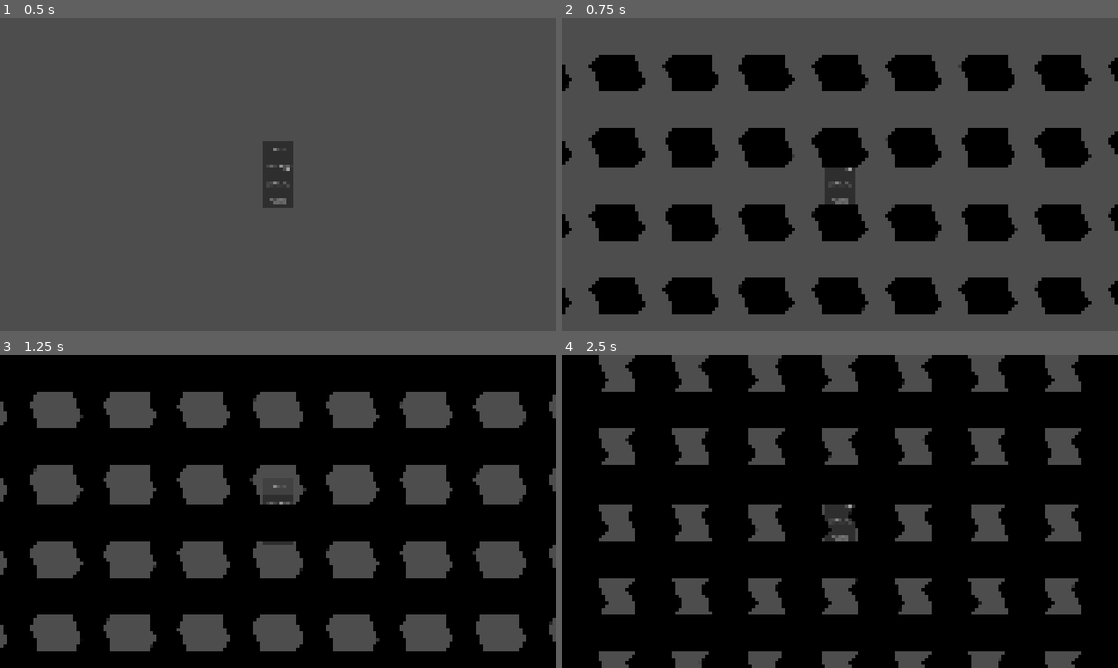
Above: before the commit, frames 1-4 (two rows, left to right).
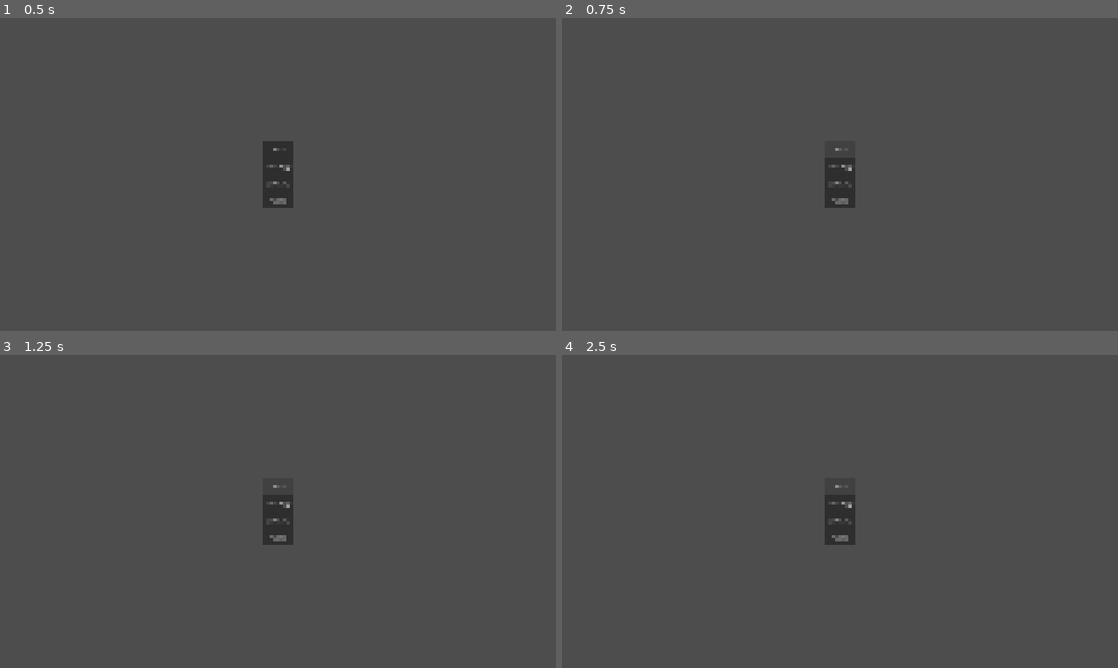
Above: after the commit, the same moments.

Repository: SmallConfusion/godot-components
Game: Godot game, scene res://assets/components/splash_screen/splash_screen.tscn
Same seed, same stepped clock (60 frames per second), same inputs: the game is played once before the commit and once after it. The engine's default icon, where the game draws it, is replaced by a stand-in: a white triangle on a blue panel in a dark square.
Inputs:
- Up to frame 1 (0.5 s): no input
- Up to frame 2 (0.75 s): click "Play" at 0.5 s
- Up to frame 3 (1.25 s): no input
- Up to frame 4 (2.5 s): click "Play" at 1.25 s; click "Play" at 2 s

Frame 1 is identical in both runs. In frame 2, 28% of the frame differs, in the area x 0-100%, y 11-95%; in frame 3, 73%; in frame 4, 81%, in the area x 0-100%, y 0-100%.

Commit message:
Refactor components and tasks

Diff:
--- a/godot/assets/components/components/component.gd
+++ b/godot/assets/components/components/component.gd
@@ -3,17 +3,9 @@
 
 @export var component_holder: Node
 
-func get_component_name() -> StringName:
-	return self.get_script().get_global_name()
-
-func get_component(object: Object) -> Variant:
-	return ComponentHelper.get_component(object, get_component_name())
-
-func get_component_checked(object: Object) -> Variant:
-	return ComponentHelper.get_component_checked(object, get_component_name())
-
 func _ready() -> void:
 	if component_holder == null:
 		component_holder = get_parent()
 
-	ComponentHelper.set_component(component_holder, self)
+	if self.get("NAME") != null:
+		Components.set_component(component_holder, self)
--- a/godot/assets/components/components/component_2d.gd
+++ /dev/null
@@ -1,19 +0,0 @@
-class_name Component2D
-extends Node2D
-
-@export var component_holder: Node
-
-func get_component_name() -> StringName:
-	return self.get_script().get_global_name()
-
-func get_component(object: Object) -> Variant:
-	return ComponentHelper.get_component(object, get_component_name())
-
-func get_component_checked(object: Object) -> Variant:
-	return ComponentHelper.get_component_checked(object, get_component_name())
-
-func _ready() -> void:
-	if component_holder == null:
-		component_holder = get_parent()
-
-	ComponentHelper.set_component(component_holder, self)
--- a/godot/assets/components/components/component_3d.gd
+++ /dev/null
@@ -1,19 +0,0 @@
-class_name Component3D
-extends Node3D
-
-@export var component_holder: Node
-
-func get_component_name() -> StringName:
-	return self.get_script().get_global_name()
-
-func get_component(object: Object) -> Variant:
-	return ComponentHelper.get_component(object, get_component_name())
-
-func get_component_checked(object: Object) -> Variant:
-	return ComponentHelper.get_component_checked(object, get_component_name())
-
-func _ready() -> void:
-	if component_holder == null:
-		component_holder = get_parent()
-
-	ComponentHelper.set_component(component_holder, self)
--- a/godot/assets/components/components/component_helper.gd
+++ /dev/null
@@ -1,22 +0,0 @@
-class_name ComponentHelper
-extends RefCounted
-
-## Component must have `get_component_name() -> StringName`
-static func set_component(object: Object, component: Object):
-	var name: StringName = component.get_component_name()
-
-	if object.has_meta(name):
-		push_warning("Object ", object, " already has component of name ", name)
-
-	object.set_meta(name, component)
-
-static func get_component(object: Object, name: StringName) -> Variant:
-	if object.has_meta(name):
-		return object.get_meta(name)
-	else:
-		return null
-
-static func get_component_checked(object: Object, name: StringName) -> Variant:
-	var component = get_component(object, name)
-	assert(component != null, "Component does not exist")
-	return component
--- /dev/null
+++ b/godot/assets/components/components/components.gd
@@ -0,0 +1,23 @@
+class_name Components
+extends RefCounted
+
+## Component must have `NAME: StringName`
+static func set_component(object: Object, component: Object):
+	var name: StringName = component.NAME
+
+	if object.has_meta(component.NAME):
+		push_warning("Object ", object, " already has component of name ", component.NAME)
+
+	object.set_meta(name, component)
+
+	if component.has_signal("tree_exiting"):
+		object.tree_exiting.connect(func():
+			object.remove_meta(component.NAME)
+		)
+
+
+static func get_on(object: Object, name: StringName) -> Variant:
+	if object.has_meta(name):
+		return object.get_meta(name)
+	else:
+		return null
--- a/godot/assets/components/settings/resource/setting.gd
+++ b/godot/assets/components/settings/resource/setting.gd
@@ -24,7 +24,7 @@
 func set_value(value: Variant) -> void:
 	assert(not Engine.is_editor_hint())
 
-	print("Setting set: ", display_name, value)
+	print("Setting set: %s %s" % [display_name, value])
 	Settings.config.set_value(section_name, key_name, value)
 	Settings.save()
 	apply()
@@ -34,5 +34,5 @@
 
 	if apply_setting == null: return
 	if not apply_setting.has_method("apply_setting"): push_error("Invalid script")
-	print("Setting applied: ", display_name)
+	print("Setting applied: %s" % [display_name])
 	apply_setting.apply_setting(get_value())
--- a/godot/assets/components/splash_screen/splash_screen.gd
+++ b/godot/assets/components/splash_screen/splash_screen.gd
@@ -17,4 +17,4 @@
 		await animation_player.animation_finished
 
 	var next_scene := ResourceLoader.load_threaded_get(next)
-	get_tree().change_scene_to_packed(next_scene)
+	get_tree().change_scene_to_packed.call_deferred(next_scene)
--- a/godot/menus/change_scene_component.gd
+++ b/godot/assets/components/ui_components/change_scene.gd
@@ -1,4 +1,4 @@
-class_name ChangeSceneComponent
+class_name ChangeScene
 extends Component
 
 @export_file("*.tscn", "*.scn") var scene: String
@@ -6,7 +6,6 @@
 
 func _ready() -> void:
 	super._ready()
-
 	var change_scene: Callable = SceneManager.change_scene.bind(scene, transition)
 	var button: Button = self.component_holder
 	button.pressed.connect(change_scene)
--- /dev/null
+++ b/godot/assets/components/ui_components/grab_focus.gd
@@ -0,0 +1,8 @@
+class_name GrabFocus
+extends Component
+
+func _ready() -> void:
+	super._ready()
+
+	var control: Control = component_holder
+	control.grab_focus()
--- /dev/null
+++ b/godot/assets/components/ui_components/hide_on_feature.gd
@@ -0,0 +1,9 @@
+class_name HideOnFeature
+extends Component
+
+@export var feature := "web"
+
+func _ready() -> void:
+	super._ready()
+	if OS.has_feature(feature):
+		component_holder.visible = false
--- /dev/null
+++ b/godot/assets/components/ui_components/quit_button.gd
@@ -0,0 +1,7 @@
+class_name QuitButton
+extends Component
+
+func _ready() -> void:
+	super._ready()
+	var button: Button = component_holder
+	button.pressed.connect(get_tree().quit)
--- a/godot/menus/compile_info.gd
+++ /dev/null
@@ -1,5 +0,0 @@
-class_name CompileInfoLabel
-extends Label
-
-func _ready() -> void:
-	text = "Build:\n%s\n%s" % [BuildInfo.BUILD_TIME, BuildInfo.GIT_COMMIT]
--- a/godot/menus/credits.tscn
+++ b/godot/menus/credits.tscn
@@ -1,8 +1,7 @@
 [gd_scene format=3 uid="uid://eqvcuytu6im7"]
 
-[ext_resource type="Script" uid="uid://d3tj2k47ura8s" path="res://menus/compile_info.gd" id="1_xlg2h"]
-[ext_resource type="Script" uid="uid://die04swyd24gj" path="res://menus/change_scene_component.gd" id="2_jkw7x"]
-[ext_resource type="Script" uid="uid://c1g1slgtq3586" path="res://menus/input_focus_component.gd" id="3_5jbn1"]
+[ext_resource type="Script" uid="uid://b4xtkvhb57h0p" path="res://assets/components/ui_components/grab_focus.gd" id="2_5jbn1"]
+[ext_resource type="Script" uid="uid://die04swyd24gj" path="res://assets/components/ui_components/change_scene.gd" id="2_jkw7x"]
 
 [node name="Credits" type="Control" unique_id=474698390]
 layout_mode = 3
@@ -23,7 +22,6 @@
 offset_top = -23.0
 grow_horizontal = 0
 grow_vertical = 0
-script = ExtResource("1_xlg2h")
 
 [node name="Button" type="Button" parent="." unique_id=1310160748]
 layout_mode = 1
@@ -41,14 +39,14 @@
 size_flags_vertical = 4
 text = "Menu"
 
-[node name="ChangeSceneComponent" type="Node" parent="Button" unique_id=233061431]
+[node name="ChangeScene" type="Node" parent="Button" unique_id=233061431]
 script = ExtResource("2_jkw7x")
 scene = "uid://bgl3gq2uxeqd7"
 metadata/_custom_type_script = "uid://die04swyd24gj"
 
-[node name="InputFocusComponent" type="Node" parent="Button" unique_id=1249494174]
-script = ExtResource("3_5jbn1")
-metadata/_custom_type_script = "uid://c1g1slgtq3586"
+[node name="GrabFocus" type="Node" parent="Button" unique_id=646542286]
+script = ExtResource("2_5jbn1")
+metadata/_custom_type_script = "uid://b4xtkvhb57h0p"
 
 [node name="RichTextLabel" type="RichTextLabel" parent="." unique_id=2045541156]
 layout_mode = 1
--- a/godot/menus/input_focus_component.gd
+++ /dev/null
@@ -1,6 +0,0 @@
-class_name InputFocusComponent
-extends Component
-
-func _ready() -> void:
-	super._ready()
-	(component_holder as Control).grab_focus.call_deferred()
--- a/godot/menus/main_menu.tscn
+++ b/godot/menus/main_menu.tscn
@@ -1,9 +1,9 @@
 [gd_scene format=3 uid="uid://bgl3gq2uxeqd7"]
 
-[ext_resource type="Script" uid="uid://die04swyd24gj" path="res://menus/change_scene_component.gd" id="1_8gy84"]
-[ext_resource type="Script" uid="uid://c1g1slgtq3586" path="res://menus/input_focus_component.gd" id="2_ij7vn"]
-[ext_resource type="Resource" uid="uid://biaph7cc4gogh" path="res://assets/components/scene_manager/circle_transition.tres" id="2_rqbgu"]
-[ext_resource type="Script" uid="uid://31ooru6bycsw" path="res://menus/quit_button.gd" id="3_yjgyn"]
+[ext_resource type="Script" uid="uid://die04swyd24gj" path="res://assets/components/ui_components/change_scene.gd" id="1_8gy84"]
+[ext_resource type="Script" uid="uid://b4xtkvhb57h0p" path="res://assets/components/ui_components/grab_focus.gd" id="1_rqbgu"]
+[ext_resource type="Script" uid="uid://dibmctknwmrub" path="res://assets/components/ui_components/hide_on_feature.gd" id="2_ij7vn"]
+[ext_resource type="Script" uid="uid://31ooru6bycsw" path="res://assets/components/ui_components/quit_button.gd" id="3_yjgyn"]
 
 [node name="MainMenu" type="Control" unique_id=222960184]
 layout_mode = 3
@@ -31,20 +31,15 @@
 layout_mode = 2
 text = "Play"
 
-[node name="ChangeSceneComponent" type="Node" parent="VBoxContainer/Play" unique_id=1231476025]
-script = ExtResource("1_8gy84")
-transition = ExtResource("2_rqbgu")
-metadata/_custom_type_script = "uid://die04swyd24gj"
-
-[node name="InputFocusComponent" type="Node" parent="VBoxContainer/Play" unique_id=2078515314]
-script = ExtResource("2_ij7vn")
-metadata/_custom_type_script = "uid://c1g1slgtq3586"
+[node name="GrabFocus" type="Node" parent="VBoxContainer/Play" unique_id=206293085]
+script = ExtResource("1_rqbgu")
+metadata/_custom_type_script = "uid://b4xtkvhb57h0p"
 
 [node name="Settings" type="Button" parent="VBoxContainer" unique_id=2038054733]
 layout_mode = 2
 text = "Settings"
 
-[node name="ChangeSceneComponent" type="Node" parent="VBoxContainer/Settings" unique_id=2130687083]
+[node name="ChangeScene" type="Node" parent="VBoxContainer/Settings" unique_id=2130687083]
 script = ExtResource("1_8gy84")
 scene = "uid://86xus34xq57h"
 metadata/_custom_type_script = "uid://die04swyd24gj"
@@ -53,7 +48,7 @@
 layout_mode = 2
 text = "Credits"
 
-[node name="ChangeSceneComponent" type="Node" parent="VBoxContainer/Credits" unique_id=2009786843]
+[node name="ChangeScene" type="Node" parent="VBoxContainer/Credits" unique_id=2009786843]
 script = ExtResource("1_8gy84")
 scene = "uid://eqvcuytu6im7"
 metadata/_custom_type_script = "uid://die04swyd24gj"
@@ -61,4 +56,11 @@
 [node name="Quit" type="Button" parent="VBoxContainer" unique_id=418701678]
 layout_mode = 2
 text = "Quit"
+
+[node name="HideOnFeature" type="Node" parent="VBoxContainer/Quit" unique_id=1984192843]
+script = ExtResource("2_ij7vn")
+metadata/_custom_type_script = "uid://dibmctknwmrub"
+
+[node name="QuitButton" type="Node" parent="VBoxContainer/Quit" unique_id=948766922]
 script = ExtResource("3_yjgyn")
+metadata/_custom_type_script = "uid://31ooru6bycsw"
--- a/godot/menus/quit_button.gd
+++ /dev/null
@@ -1,8 +0,0 @@
-class_name QuitButton
-extends Button
-
-func _ready() -> void:
-	if OS.has_feature("web"):
-		visible = false
-
-	pressed.connect(get_tree().quit)
--- a/godot/menus/settings.tscn
+++ b/godot/menus/settings.tscn
@@ -6,8 +6,8 @@
 [ext_resource type="Resource" uid="uid://me5dsxdfuvqq" path="res://settings/sfx_volume.tres" id="4_8754g"]
 [ext_resource type="Theme" uid="uid://ddp03ysx0x6wk" path="res://theme/default_theme.tres" id="5_cyvjr"]
 [ext_resource type="PackedScene" uid="uid://btgmrydewjylm" path="res://assets/components/keybind_menu/keybind_menu.tscn" id="5_d8eyj"]
-[ext_resource type="Script" uid="uid://die04swyd24gj" path="res://menus/change_scene_component.gd" id="7_8754g"]
-[ext_resource type="Script" uid="uid://c1g1slgtq3586" path="res://menus/input_focus_component.gd" id="8_ac0sr"]
+[ext_resource type="Script" uid="uid://die04swyd24gj" path="res://assets/components/ui_components/change_scene.gd" id="7_8754g"]
+[ext_resource type="Script" uid="uid://b4xtkvhb57h0p" path="res://assets/components/ui_components/grab_focus.gd" id="8_ac0sr"]
 
 [node name="Settings" type="Control" unique_id=1875226421]
 layout_mode = 3
@@ -75,11 +75,11 @@
 text = "Menu"
 metadata/_edit_use_anchors_ = true
 
-[node name="ChangeSceneComponent" type="Node" parent="HBoxContainer/Button" unique_id=820499285]
+[node name="ChangeScene" type="Node" parent="HBoxContainer/Button" unique_id=820499285]
 script = ExtResource("7_8754g")
 scene = "uid://bgl3gq2uxeqd7"
 metadata/_custom_type_script = "uid://die04swyd24gj"
 
-[node name="InputFocusComponent" type="Node" parent="HBoxContainer/Button" unique_id=93975768]
+[node name="GrabFocus" type="Node" parent="HBoxContainer/Button" unique_id=1738049050]
 script = ExtResource("8_ac0sr")
-metadata/_custom_type_script = "uid://c1g1slgtq3586"
+metadata/_custom_type_script = "uid://b4xtkvhb57h0p"
--- a/godot/project.godot
+++ b/godot/project.godot
@@ -12,7 +12,7 @@
 
 config/name="PLACEHOLDER_NAME"
 run/main_scene="uid://byod7ge3xjwqg"
-config/features=PackedStringArray("4.6")
+config/features=PackedStringArray("4.7")
 
 [audio]
 
@@ -32,6 +32,10 @@
 window/size/window_width_override=1280
 window/size/window_height_override=720
 window/stretch/mode="canvas_items"
+
+[dotnet]
+
+project/assembly_name="PLACEHOLDER_NAME"
 
 [gui]
 
--- a/godot/settings/sfx_volume.tres
+++ b/godot/settings/sfx_volume.tres
@@ -9,7 +9,7 @@
 
 [resource]
 script = ExtResource("1_oexxy")
-display_name = "Master Volume"
+display_name = "SFX Volume"
 section_name = "audio"
 default_value = 1.0
 apply_setting = SubResource("GDScript_oqbox")
Not shown, removed: godot/assets/components/components/component_2d.gd.uid
Not shown, removed: godot/assets/components/components/component_3d.gd.uid
Renamed: godot/assets/components/components/component_helper.gd.uid -> godot/assets/components/components/components.gd.uid
Renamed: godot/menus/change_scene_component.gd.uid -> godot/assets/components/ui_components/change_scene.gd.uid
Not shown, added: godot/assets/components/ui_components/grab_focus.gd.uid
Not shown, added: godot/assets/components/ui_components/hide_on_feature.gd.uid
Renamed: godot/menus/quit_button.gd.uid -> godot/assets/components/ui_components/quit_button.gd.uid
Not shown, removed: godot/menus/compile_info.gd.uid
Not shown, removed: godot/menus/input_focus_component.gd.uid
Not shown, changed: tasks/Taskfile.yaml
